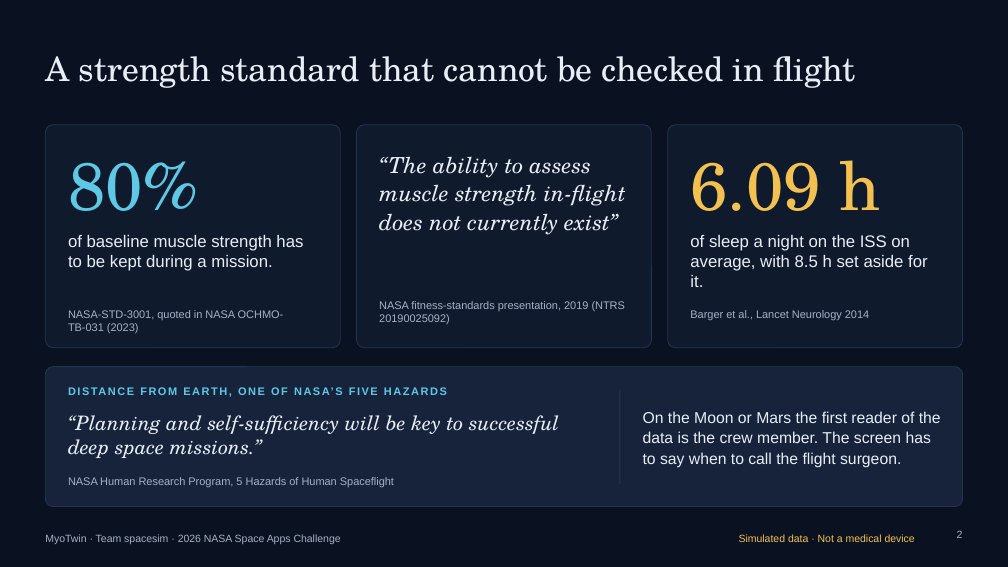
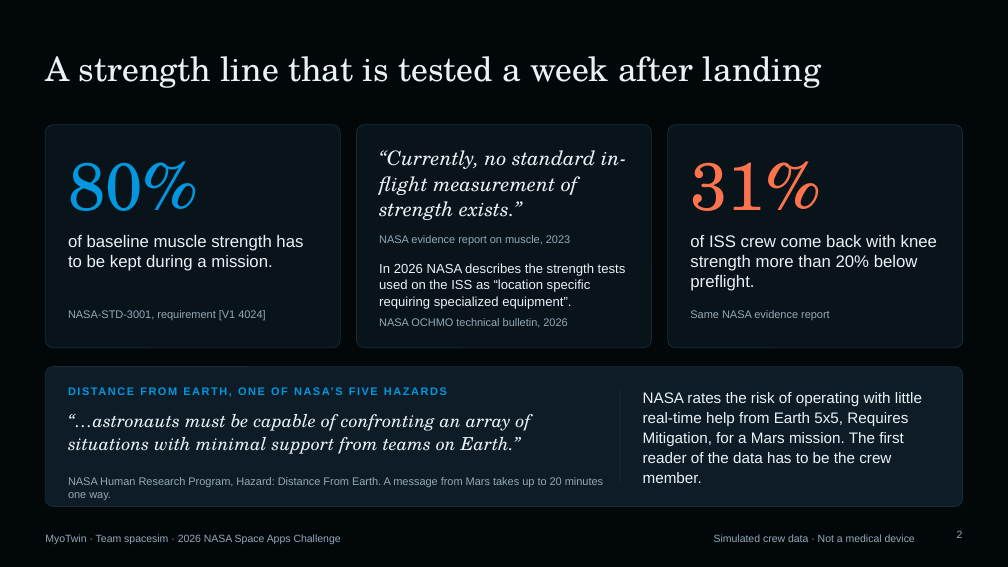
Before and after one commit to KAODB/myotwin, a slide deck: slide 2 of demo/slides/MyoTwin-demo.pptx. Drawn at 1008x567 pixels with LibreOffice and Linux fonts; fonts in the diff are those of the drawing. Boxes give left, top, right and bottom in pixels: in the first picture for what was removed or moved away, otherwise in the second. Text is boxed around its words. In the diff, an @@ line names an element or a change of style, - is before the commit and + after.

```diff
--- a/demo/slides/MyoTwin-demo.pptx
+++ b/demo/slides/MyoTwin-demo.pptx
@@ background #0A1120 to #02070A @@
@@ title at [45, 56, 821, 88]: text changed; text colour #E9EEF6 to #EAF2F7 @@
-A strength standard that cannot be checked in flight
+A strength line that is tested a week after landing
@@ text "80%" at [68, 161, 199, 211]: text colour #5EC8E5 to #0297DE @@
@@ fill #101A2D to #08131A; outline #24344F 0.75 pt to #1A2C38 0.75 pt in 3 elements at [45, 125, 340, 348], [357, 125, 652, 348], [668, 125, 963, 348] @@
@@ text at [379, 150, 626, 220]: text changed; size 21 to 19 pt; text colour #E9EEF6 to #EAF2F7 @@
-“The ability to assess muscle strength in-flight does not currently exist”
+“Currently, no standard in-flight measurement of strength exists.”
@@ text at [690, 161, 821, 211]: text changed; text colour #F3C14F to #FC734D @@
-6.09 h
+31%
@@ text "of baseline muscle strength has ..." at [68, 235, 303, 271]: text colour #E9EEF6 to #EAF2F7 @@
@@ text at [379, 235, 570, 245]: text changed; text colour #A3B2C8 to #94A9B8 @@
-NASA fitness-standards presentation, 2019 (NTRS 20190025092)
+NASA evidence report on muscle, 2023
@@ text at [690, 235, 937, 291]: text changed; text colour #E9EEF6 to #EAF2F7 @@
-of sleep a night on the ISS on average, with 8.5 h set aside for it.
+of ISS crew come back with knee strength more than 20% below preflight.
@@ text added at [379, 263, 626, 309], 12.5 pt, text #EAF2F7 @@
+In 2026 NASA describes the strength tests used on the ISS as “location specific requiring specialized equipment”.
@@ text at [68, 310, 265, 321]: text changed; text colour #A3B2C8 to #94A9B8 @@
-NASA-STD-3001, quoted in NASA OCHMO-TB-031 (2023)
+NASA-STD-3001, requirement [V1 4024]
@@ text added at [379, 318, 567, 327], 10.5 pt, text #94A9B8 @@
+NASA OCHMO technical bulletin, 2026
@@ text at [690, 310, 830, 320]: text changed; text colour #A3B2C8 to #94A9B8 @@
-Barger et al., Lancet Neurology 2014
+Same NASA evidence report
@@ rounded rectangle at [45, 367, 963, 507]: fill #16233B to #0D1C26; outline #24344F 0.75 pt to #1A2C38 0.75 pt @@
@@ text "DISTANCE FROM EARTH, ONE OF ..." at [82, 387, 89, 395]: text colour #5EC8E5 to #0297DE @@
@@ line (620, 389) - (620, 484): stroke #24344F 1 pt to #1A2C38 1 pt @@
@@ text at [68, 414, 531, 454]: text changed; size 19 to 17 pt; text colour #E9EEF6 to #EAF2F7 @@
-“Planning and self-sufficiency will be key to successful deep space missions.”
+“…astronauts must be capable of confronting an array of situations with minimal support from teams on Earth.”
@@ text at [643, 392, 922, 483]: text changed; size 15 to 14.5 pt; text colour #E9EEF6 to #EAF2F7 @@
-On the Moon or Mars the first reader of the data is the crew member. The screen has to say when to call the flight surgeon.
+NASA rates the risk of operating with little real-time help from Earth 5x5, Requires Mitigation, for a Mars mission. The first reader of the data has to be the crew member.
@@ text at [68, 477, 603, 500]: text changed; text colour #A3B2C8 to #94A9B8 @@
-NASA Human Research Program, 5 Hazards of Human Spaceflight
+NASA Human Research Program, Hazard: Distance From Earth. A message from Mars takes up to 20 minutes one way.
@@ text "MyoTwin · Team spacesim · ..." at [45, 534, 341, 544]: text colour #A3B2C8 to #94A9B8 @@
@@ text at [714, 534, 915, 542]: text changed; text colour #F3C14F to #94A9B8 @@
-Simulated data · Not a medical device
+Simulated crew data · Not a medical device
@@ page number at [957, 530, 963, 538]: text colour #A3B2C8 to #94A9B8 @@
```
Also in this commit, not shown: 4 other slides changed, 2 slides added, 2 slides removed, 11 other files.
